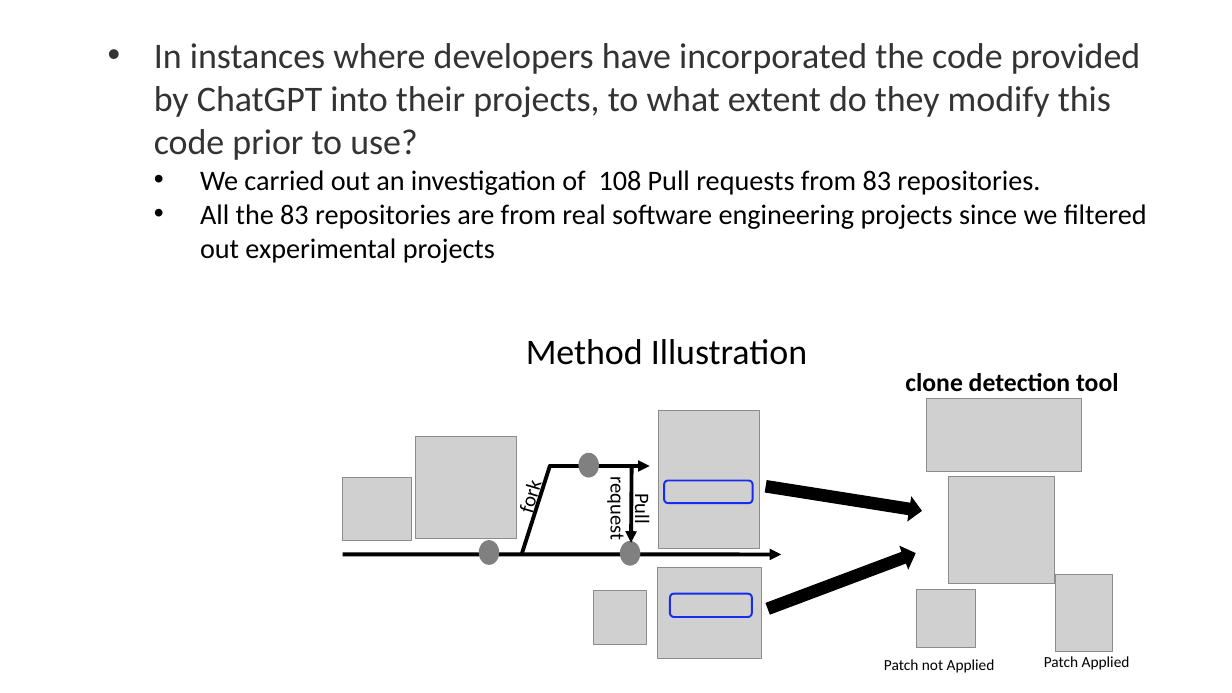
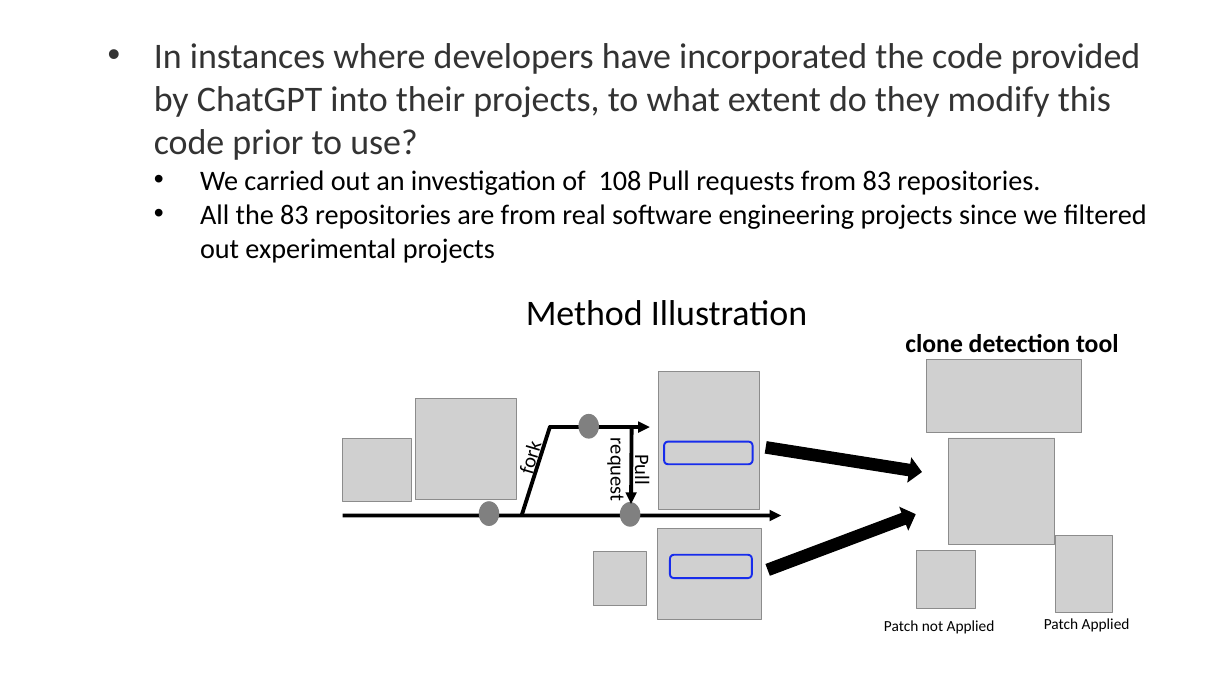
Before and after one commit to johnxu21/johnxu21.github.io, a slide deck: slide 11 of teaching/CS472/Timetable/LLM.pptx (slide 8 before the commit). Drawn at 1232x693 pixels with LibreOffice and Linux fonts; fonts in the diff are those of the drawing; grey boxes stand for pictures. Boxes give left, top, right and bottom in pixels: in the first picture for what was removed or moved away, otherwise in the second. Text is boxed around its words. In the diff, an @@ line names an element or a change of style, - is before the commit and + after.

```diff
--- a/teaching/CS472/Timetable/LLM.pptx
+++ b/teaching/CS472/Timetable/LLM.pptx
@@ 9 pictures, 6 texts, 3 arrows, 3 ellipses, 2 rounded rectangles, 2 left arrows, 1 line: place and size @@
-9 pictures, 6 texts, 3 arrows, 3 ellipses, 2 rounded rectangles, 2 left arrows, 1 line at (343, 339, 1130, 673)
+9 pictures, 6 texts, 3 arrows, 3 ellipses, 2 rounded rectangles, 2 left arrows, 1 line at (343, 300, 1130, 634)
```
Also in this commit, not shown: 4 other slides changed, 10 slides added, 3 other files.
